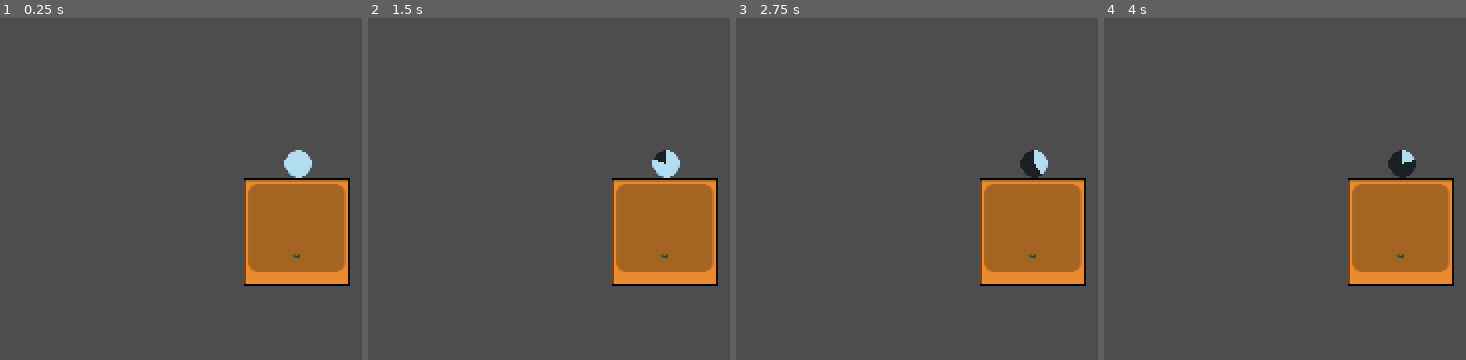
Above: before the commit, frames 1-4 (left to right).
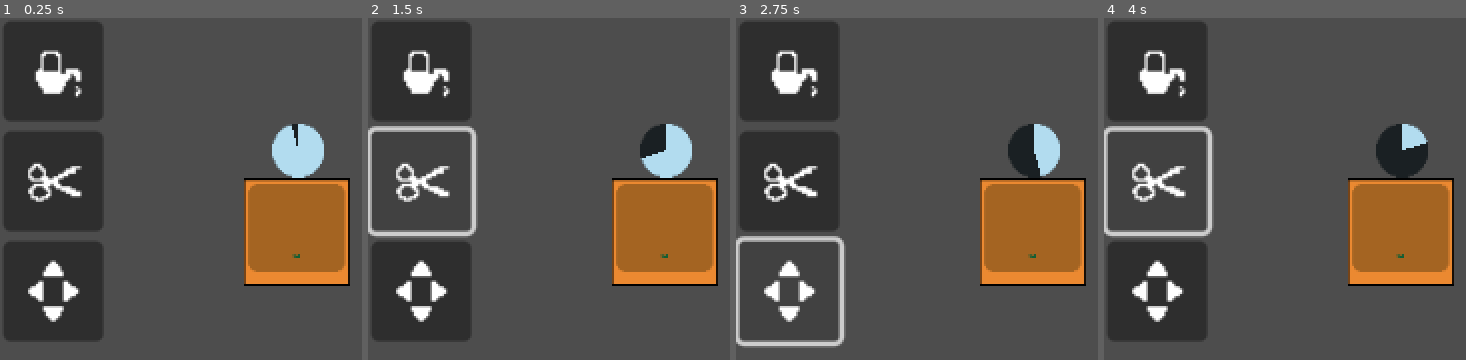
Above: after the commit, the same moments.

Repository: mathew-tran/flower-garden
Game: Godot game, scene res://Scenes/Main.tscn
The game is run twice, just before and just after one commit, with the same random seed, the same clock (stepped at 60 frames per second) and the same inputs.
Inputs (mouse positions are in pixels of both pictures, inside the frame that each line leads up to):
- Up to frame 1 (0.25 s): no input
- Up to frame 2 (1.5 s): click (422, 72) at 0.52 s; click (422, 182) at 1.27 s
- Up to frame 3 (2.75 s): click (790, 291) at 2.02 s
- Up to frame 4 (4 s): click (1158, 72) at 2.77 s; click (1158, 182) at 3.52 s

The runs differ from the first frame. In frame 1, 24% of the frame differs, in the area x 1-90%, y 1-95%; in frame 2, 20%; in frame 3, 19%; in frame 4, 19%.

Commit message:
work more on flowers. now you can tend, water, move flowers to move them up in stages

Diff:
--- a/Prefabs/Flowers/Rose.tscn
+++ b/Prefabs/Flowers/Rose.tscn
@@ -52,6 +52,7 @@
 [node name="Stage2" type="Node2D" parent="."]
 script = ExtResource("3_idiwr")
 TimeToWait = 10.0
+ModeToUse = 1
 
 [node name="Stage3" type="Node2D" parent="."]
 script = ExtResource("3_idiwr")
@@ -60,3 +61,4 @@
 [node name="Stage4" type="Node2D" parent="."]
 script = ExtResource("3_idiwr")
 TimeToWait = 20.0
+ModeToUse = 2
--- a/Prefabs/PlanterBox.tscn
+++ b/Prefabs/PlanterBox.tscn
@@ -1,9 +1,10 @@
-[gd_scene load_steps=9 format=3 uid="uid://baf2w7kcqs61m"]
+[gd_scene load_steps=10 format=3 uid="uid://baf2w7kcqs61m"]
 
 [ext_resource type="Texture2D" uid="uid://dyv3mqbiksoh6" path="res://Art/planter-box.png" id="1_lfvwm"]
 [ext_resource type="Script" path="res://Scripts/PlanterBox.gd" id="2_bw4qh"]
 [ext_resource type="PackedScene" uid="uid://dkp8p50i3prtf" path="res://Prefabs/Flowers/Rose.tscn" id="3_0e4c5"]
 [ext_resource type="Texture2D" uid="uid://se6n0b6e5jw" path="res://Art/UI/Wait.png" id="4_ttdi1"]
+[ext_resource type="PackedScene" uid="uid://bma13yufnmijt" path="res://Prefabs/UI/ActionHint.tscn" id="5_ldncg"]
 
 [sub_resource type="AtlasTexture" id="AtlasTexture_f77pt"]
 atlas = ExtResource("1_lfvwm")
@@ -43,11 +44,11 @@
 [node name="Flower" parent="." instance=ExtResource("3_0e4c5")]
 
 [node name="TextureProgressBar" type="TextureProgressBar" parent="."]
-offset_left = -7.5
-offset_top = -49.0
-offset_right = 32.5
-offset_bottom = -9.0
-scale = Vector2(0.5, 0.5)
+offset_left = -15.5
+offset_top = -65.5
+offset_right = 24.5
+offset_bottom = -33.5
+step = 0.1
 value = 100.0
 fill_mode = 4
 texture_under = ExtResource("4_ttdi1")
@@ -55,10 +56,8 @@
 tint_under = Color(0.145098, 0.145098, 0.145098, 1)
 tint_over = Color(0.509804, 0.509804, 0.509804, 1)
 
-[node name="Timer" type="Timer" parent="."]
-wait_time = 0.05
-autostart = true
+[node name="ActionHint" parent="." instance=ExtResource("5_ldncg")]
+position = Vector2(-20, -66)
 
 [connection signal="mouse_entered" from="Area2D" to="." method="_on_area_2d_mouse_entered"]
 [connection signal="mouse_exited" from="Area2D" to="." method="_on_area_2d_mouse_exited"]
-[connection signal="timeout" from="Timer" to="." method="_on_timer_timeout"]
--- /dev/null
+++ b/Prefabs/UI/ActionChanger.tscn
@@ -0,0 +1,28 @@
+[gd_scene load_steps=5 format=3 uid="uid://bvcw057rm4u86"]
+
+[ext_resource type="Script" path="res://Scripts/UI/ActionChanger.gd" id="1_nh4fg"]
+[ext_resource type="Texture2D" uid="uid://dd5pf2rpdtg77" path="res://Art/UI/WaterIcon.png" id="2_xculi"]
+[ext_resource type="Texture2D" uid="uid://b1i403brhb007" path="res://Art/UI/TendIcon.png" id="3_f65yb"]
+[ext_resource type="Texture2D" uid="uid://bvjdtiu7n0ogj" path="res://Art/UI/MoveIcon.png" id="4_58ptp"]
+
+[node name="ActionChanger" type="VBoxContainer"]
+offset_right = 40.0
+offset_bottom = 40.0
+scale = Vector2(3, 3)
+script = ExtResource("1_nh4fg")
+
+[node name="WaterIcon" type="Button" parent="."]
+layout_mode = 2
+icon = ExtResource("2_xculi")
+
+[node name="TendIcon" type="Button" parent="."]
+layout_mode = 2
+icon = ExtResource("3_f65yb")
+
+[node name="MoveIcon" type="Button" parent="."]
+layout_mode = 2
+icon = ExtResource("4_58ptp")
+
+[connection signal="button_up" from="WaterIcon" to="." method="_on_water_icon_button_up"]
+[connection signal="button_up" from="TendIcon" to="." method="_on_tend_icon_button_up"]
+[connection signal="button_up" from="MoveIcon" to="." method="_on_move_icon_button_up"]
--- /dev/null
+++ b/Prefabs/UI/ActionHint.tscn
@@ -0,0 +1,54 @@
+[gd_scene load_steps=6 format=3 uid="uid://bma13yufnmijt"]
+
+[ext_resource type="Texture2D" uid="uid://bvjdtiu7n0ogj" path="res://Art/UI/MoveIcon.png" id="1_nue5j"]
+[ext_resource type="Script" path="res://Scripts/UI/ActionHint.gd" id="1_slf04"]
+
+[sub_resource type="Animation" id="Animation_15oj6"]
+resource_name = "animate"
+loop_mode = 1
+tracks/0/type = "value"
+tracks/0/imported = false
+tracks/0/enabled = true
+tracks/0/path = NodePath("TextureRect:position")
+tracks/0/interp = 2
+tracks/0/loop_wrap = true
+tracks/0/keys = {
+"times": PackedFloat32Array(0, 0.6, 1),
+"transitions": PackedFloat32Array(1, 1, 1),
+"update": 0,
+"values": [Vector2(0, 0), Vector2(0, -6), Vector2(0, 0)]
+}
+
+[sub_resource type="Animation" id="Animation_jyg7u"]
+length = 0.001
+tracks/0/type = "value"
+tracks/0/imported = false
+tracks/0/enabled = true
+tracks/0/path = NodePath("TextureRect:position")
+tracks/0/interp = 1
+tracks/0/loop_wrap = true
+tracks/0/keys = {
+"times": PackedFloat32Array(0),
+"transitions": PackedFloat32Array(1),
+"update": 0,
+"values": [Vector2(0, 0)]
+}
+
+[sub_resource type="AnimationLibrary" id="AnimationLibrary_qvxxe"]
+_data = {
+"RESET": SubResource("Animation_jyg7u"),
+"animate": SubResource("Animation_15oj6")
+}
+
+[node name="ActionHint" type="Node2D"]
+script = ExtResource("1_slf04")
+
+[node name="TextureRect" type="TextureRect" parent="."]
+offset_right = 40.0
+offset_bottom = 32.0
+texture = ExtResource("1_nue5j")
+
+[node name="AnimationPlayer" type="AnimationPlayer" parent="."]
+libraries = {
+"": SubResource("AnimationLibrary_qvxxe")
+}
--- a/Scenes/Main.tscn
+++ b/Scenes/Main.tscn
@@ -1,8 +1,17 @@
-[gd_scene load_steps=2 format=3 uid="uid://c82r4casfug7j"]
+[gd_scene load_steps=3 format=3 uid="uid://c82r4casfug7j"]
 
 [ext_resource type="PackedScene" uid="uid://baf2w7kcqs61m" path="res://Prefabs/PlanterBox.tscn" id="1_30kj7"]
+[ext_resource type="PackedScene" uid="uid://bvcw057rm4u86" path="res://Prefabs/UI/ActionChanger.tscn" id="2_6wpcg"]
 
 [node name="Node2D" type="Node2D"]
 
 [node name="PlanterBox" parent="." instance=ExtResource("1_30kj7")]
 position = Vector2(356, 257)
+
+[node name="CanvasLayer" type="CanvasLayer" parent="."]
+
+[node name="ActionChanger" parent="CanvasLayer" instance=ExtResource("2_6wpcg")]
+offset_left = 4.0
+offset_top = 4.0
+offset_right = 44.0
+offset_bottom = 132.0
--- a/Scripts/Autoload/InputManager.gd
+++ b/Scripts/Autoload/InputManager.gd
@@ -5,10 +5,14 @@
 enum INPUT_MODE {
 	WATER,
 	TEND,
-	CUT
+	MOVE
 }
 
 var CurrentInputMode = INPUT_MODE.WATER
+
+func ChangeInputMode(newMode):
+	CurrentInputMode = newMode
+
 
 func SetFocusedObject(obj):
 	FocusedObject = obj
--- a/Scripts/Plant.gd
+++ b/Scripts/Plant.gd
@@ -1,6 +1,10 @@
 extends AnimatedSprite2D
 
 var StageIndex = -1
+
+signal UpdateGrowth
+signal FinishGrowth
+
 func _ready():
 	IncrementStage()
 
@@ -19,15 +23,20 @@
 	else:
 		print("failed to activate")
 
-func _process(delta):
-	print(StageIndex)
 
 func IncrementStage():
 	StageIndex += 1
-	if StageIndex < len(get_children()) and StageIndex >= 0:
+	emit_signal("FinishGrowth")
+
+	if StageIndex < len(get_children()) - 1 and StageIndex >= 0:
 		GetCurrentStage().StartStage()
+		GetCurrentStage().connect("StageComplete", Callable(self, "OnCompleteStage"))
+
 	if StageIndex == len(get_children()):
 		StageIndex =  len(get_children()) - 1
 
+func OnCompleteStage():
+	emit_signal("UpdateGrowth", GetCurrentStage().GetInputNeeded())
+
 func IsCompleted():
 	return StageIndex == len(get_children()) - 1
--- a/Scripts/PlantStage.gd
+++ b/Scripts/PlantStage.gd
@@ -6,12 +6,18 @@
 
 var StageTimer
 
+signal StageComplete
+
 func StartStage():
 	StageTimer = Timer.new()
 	StageTimer.wait_time = TimeToWait
 	StageTimer.one_shot = true
 	add_child(StageTimer)
 	StageTimer.start()
+	StageTimer.connect("timeout", Callable(self, "OnTimeout"))
+
+func OnTimeout():
+	emit_signal("StageComplete")
 
 func CleanStage():
 	if is_instance_valid(StageTimer):
@@ -22,6 +28,9 @@
 		return StageTimer.time_left == 0.0 and InputManager.CurrentInputMode == ModeToUse
 	return false
 
+func GetInputNeeded():
+	return ModeToUse
+
 func GetTimeLeft():
 	if is_instance_valid(StageTimer):
 		return StageTimer.time_left
--- a/Scripts/PlanterBox.gd
+++ b/Scripts/PlanterBox.gd
@@ -3,6 +3,17 @@
 
 var bIsHovered = false
 
+var progress = 0.0
+
+func _ready():
+	$Flower.connect("UpdateGrowth", Callable(self, "OnUpdateGrowth"))
+	$Flower.connect("FinishGrowth", Callable(self, "OnFinishGrowth"))
+
+func OnUpdateGrowth(type):
+	$ActionHint.SetHint(type)
+
+func OnFinishGrowth():
+	$ActionHint.HideHint()
 
 func _on_area_2d_mouse_entered():
 	InputManager.SetFocusedObject(self)
@@ -18,8 +29,13 @@
 func GetPlant():
 	return $Flower
 
+func _physics_process(delta):
+	progress += delta
+	if progress >= .000001:
+		progress = 0
+		UpdateUI()
 
-func _on_timer_timeout():
+func UpdateUI():
 	$TextureProgressBar.visible = false
 	if is_instance_valid(GetPlant()):
 		if GetPlant().IsCompleted() == false:
--- /dev/null
+++ b/Scripts/UI/ActionChanger.gd
@@ -0,0 +1,10 @@
+extends VBoxContainer
+
+func _on_water_icon_button_up():
+	InputManager.ChangeInputMode(InputManager.INPUT_MODE.WATER)
+
+func _on_tend_icon_button_up():
+	InputManager.ChangeInputMode(InputManager.INPUT_MODE.TEND)
+
+func _on_move_icon_button_up():
+	InputManager.ChangeInputMode(InputManager.INPUT_MODE.MOVE)
--- /dev/null
+++ b/Scripts/UI/ActionHint.gd
@@ -0,0 +1,18 @@
+extends Node2D
+
+
+func _ready():
+	HideHint()
+
+func SetHint(type):
+	visible = true
+	if type == InputManager.INPUT_MODE.WATER:
+		$TextureRect.texture = load("res://Art/UI/WaterIcon.png")
+	elif type == InputManager.INPUT_MODE.TEND:
+		$TextureRect.texture = load("res://Art/UI/TendIcon.png")
+	elif type == InputManager.INPUT_MODE.MOVE:
+		$TextureRect.texture = load("res://Art/UI/MoveIcon.png")
+	$AnimationPlayer.play("animate")
+
+func HideHint():
+	visible = false
--- a/project.godot
+++ b/project.godot
@@ -19,6 +19,10 @@
 
 InputManager="*res://Scripts/Autoload/InputManager.gd"
 
+[debug]
+
+settings/stdout/print_fps=true
+
 [display]
 
 window/size/viewport_width=1920
Binary file added: Art/UI/MoveIcon.png
Not shown, added: Art/UI/MoveIcon.png.import
Binary file added: Art/UI/TendIcon.png
Not shown, added: Art/UI/TendIcon.png.import
Binary file added: Art/UI/WaterIcon.png
Not shown, added: Art/UI/WaterIcon.png.import
